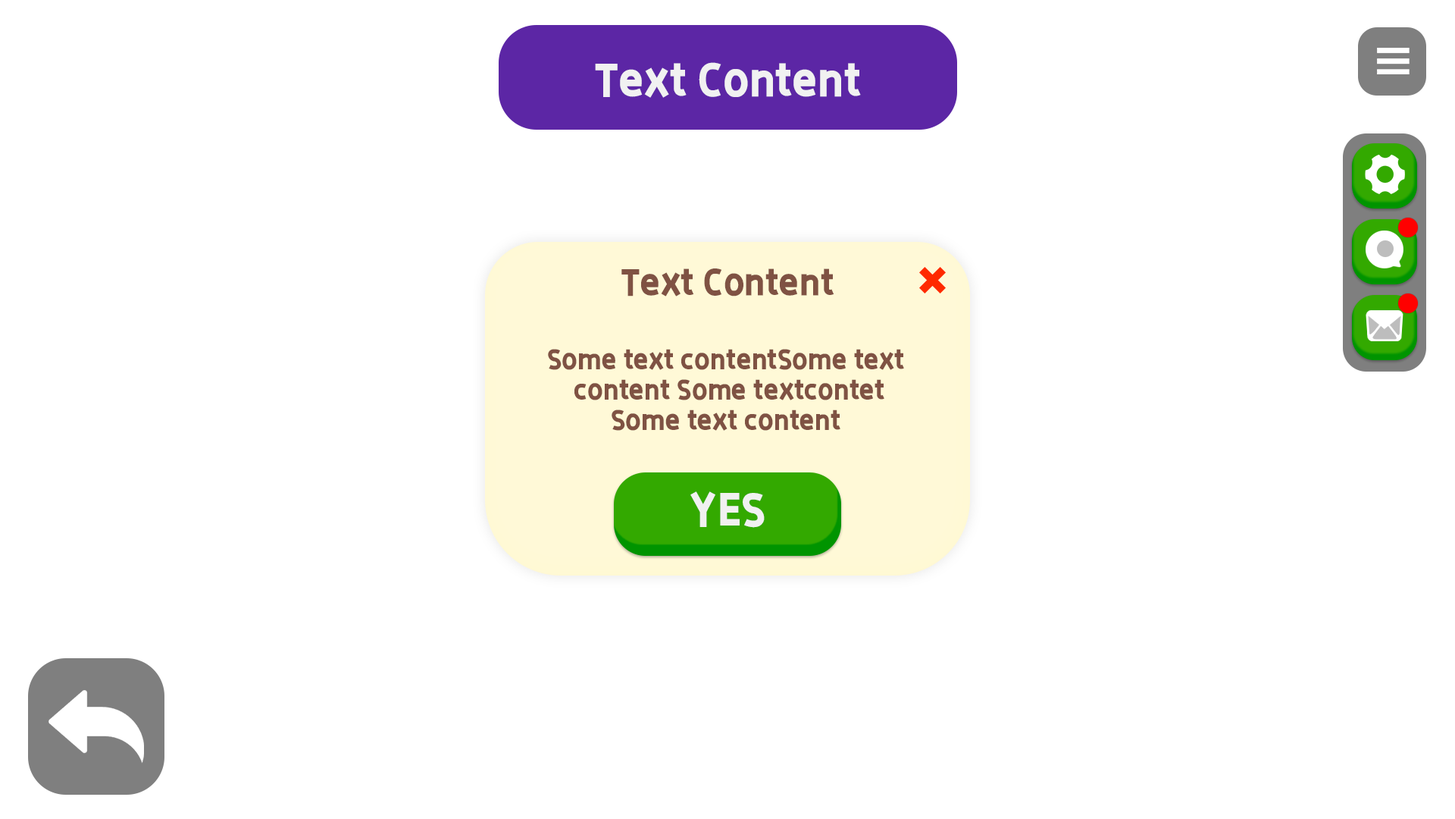
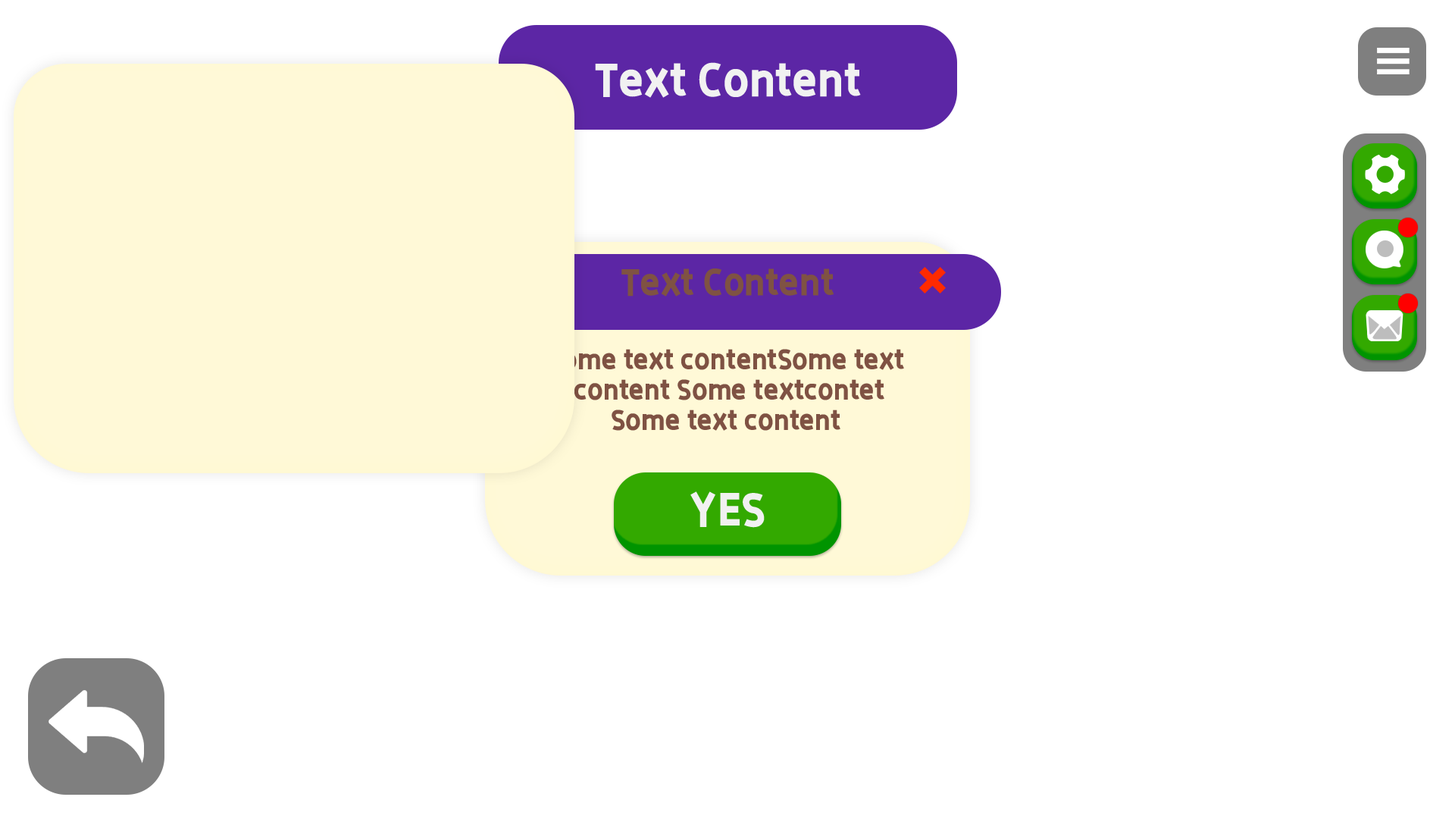
Before/after of a 1455 × 819 layered artwork. What changed in the layer stack:
added layer "bg1_9s_120_120_120_120" in group "画板 1" over [13, 63, 575, 473]
showed "圆角矩形 4" (2nd of 2, in "画板 1" › "Window" › "组 4") over [501, 253, 1002, 330]
